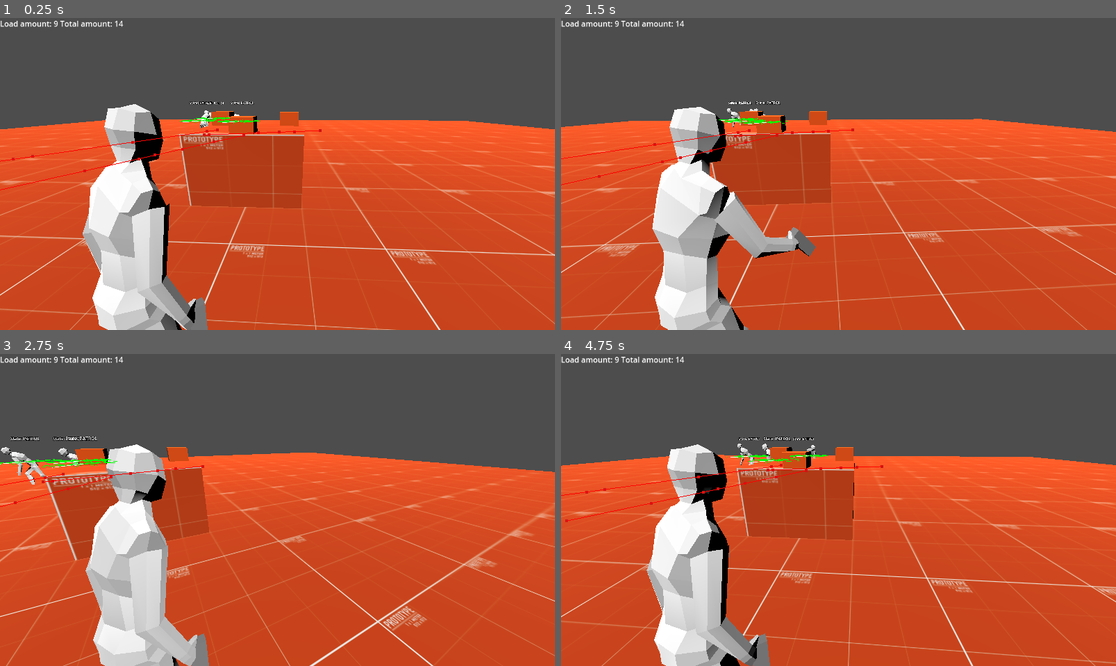
Above: before the commit, frames 1-4 (two rows, left to right).
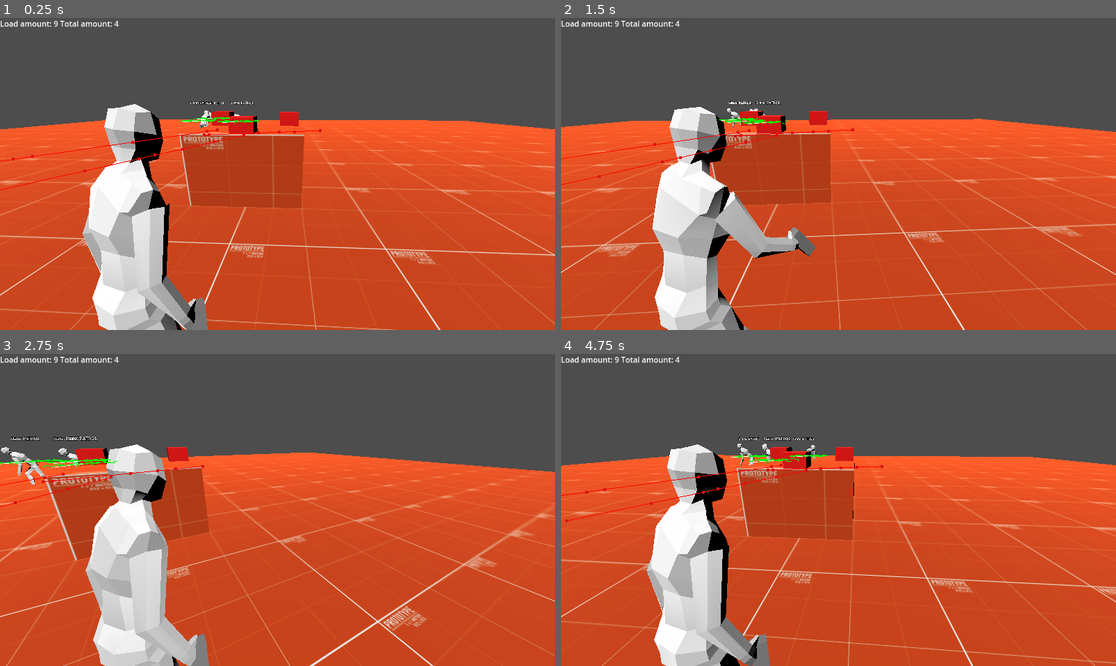
Above: after the commit, the same moments.

Repository: Vosnov/GD_APrototype
Game: Godot game, scene res://main.tscn
Same seed, same stepped clock (60 frames per second), same inputs: the game is played once before the commit and once after it. The engine's default icon, where the game draws it, is replaced by a stand-in: a white triangle on a blue panel in a dark square.
Inputs (mouse positions are in pixels of both pictures, inside the frame that each line leads up to):
- Up to frame 1 (0.25 s): no input
- Up to frame 2 (1.5 s): move the mouse to (866, 174) at 0.52 s; hold D (right) 0.53-1.28 s; hold Right mouse button (aim) 0.53-1.28 s; move the mouse to (810, 174) at 1.27 s; hold A (left) from 1.28 s (still down); tap S (bottom) at 1.35 s
- Up to frame 3 (2.75 s): move the mouse to (288, 503) at 2.02 s; release A (left) at 2.03 s; hold D (right) from 2.03 s (still down); click (288, 503) at 2.1 s
- Up to frame 4 (4.75 s): move the mouse to (832, 516) at 2.77 s; tap Shift (sprint) at 2.85 s; move the mouse to (877, 513) at 3.52 s; release D (right) at 3.53 s; hold A (left) from 3.53 s (still down); tap W (top) at 3.6 s; tap R (reload) at 4.15 s; move the mouse to (794, 506) at 4.27 s; right-click (794, 506) at 4.35 s

The runs differ from the first frame. In frame 1, 0.5% of the frame differs, in the area x 20-54%, y 0-38%; in frame 2, 0.5%; in frame 3, 0.4%; in frame 4, 0.5%.

Commit message:
invetory pause

Diff:
--- a/Data/ammo_data.tres
+++ b/Data/ammo_data.tres
@@ -5,7 +5,7 @@
 
 [resource]
 script = ExtResource("1_02ruj")
-MAX_AMOUNT = 28
+MAX_AMOUNT = 10
 NAME = "Ammo"
 DESCRIPTION = "Its AMMO"
 TEXTURE = ExtResource("1_mj6ba")
--- a/Data/inventory_data.tres
+++ b/Data/inventory_data.tres
@@ -8,7 +8,7 @@
 [sub_resource type="Resource" id="Resource_qdcsr"]
 script = ExtResource("3_545va")
 ITEM_DATA = ExtResource("1_ar5mf")
-AMOUNT = 14
+AMOUNT = 4
 
 [sub_resource type="Resource" id="Resource_aqic2"]
 script = ExtResource("3_545va")
--- a/Nodes/Charecters/player.tscn
+++ b/Nodes/Charecters/player.tscn
@@ -147,38 +147,38 @@
 transform = Transform3D(-0.4, 0, -3.49691e-08, 0, 0.4, 0, 3.49691e-08, 0, -0.4, 0, 0, 0)
 
 [node name="Skeleton3D" parent="myNewPlayer/Armature" index="0"]
-bones/0/position = Vector3(0.000844465, -0.349519, -0.0412836)
+bones/0/position = Vector3(0.00145009, -0.312998, -0.0398945)
 bones/0/rotation = Quaternion(0.0186382, -0.196081, -0.00372765, 0.980404)
-bones/1/rotation = Quaternion(0.11568, -0.152762, 0.0196041, 0.981273)
+bones/1/rotation = Quaternion(0.115845, -0.143508, 0.0184164, 0.982673)
 bones/2/rotation = Quaternion(0.110454, -0.194868, -0.0220907, 0.97434)
 bones/3/rotation = Quaternion(-0.186458, 0.365145, -0.00155414, 0.912086)
 bones/4/rotation = Quaternion(-1.28079e-10, 0.14834, 3.04512e-10, 0.988936)
-bones/5/rotation = Quaternion(0.0789656, 0.129536, -0.749629, 0.644237)
-bones/6/position = Vector3(0.0435249, 0.456636, 0.0726384)
-bones/6/rotation = Quaternion(0.115931, 0.0939635, -0.537243, 0.830121)
-bones/7/rotation = Quaternion(0.500636, 0.0870606, 0.141188, 0.849618)
-bones/11/rotation = Quaternion(0.134603, -0.0636452, 0.77591, 0.613021)
-bones/12/position = Vector3(-0.0392897, 0.456172, 0.0226218)
-bones/12/rotation = Quaternion(0.0786598, -0.1761, 0.450221, 0.871839)
-bones/13/rotation = Quaternion(0.355226, 0.032334, 0.00147828, 0.93422)
-bones/17/position = Vector3(0.241157, 0.13201, 0.0344753)
-bones/17/rotation = Quaternion(-0.295447, 0.137408, 0.933623, -0.148923)
+bones/5/rotation = Quaternion(0.091552, 0.109123, -0.775676, 0.614847)
+bones/6/position = Vector3(0.0493136, 0.456596, 0.0719254)
+bones/6/rotation = Quaternion(0.112115, 0.0787639, -0.515076, 0.846123)
+bones/7/rotation = Quaternion(0.449717, 0.0931541, 0.163183, 0.873183)
+bones/11/rotation = Quaternion(0.138095, -0.0505526, 0.791749, 0.592881)
+bones/12/position = Vector3(-0.0339082, 0.455748, 0.0248302)
+bones/12/rotation = Quaternion(0.0678188, -0.171614, 0.429048, 0.884233)
+bones/13/rotation = Quaternion(0.318855, 0.0513397, 0.00521602, 0.946398)
+bones/17/position = Vector3(0.23744, 0.133236, 0.0227824)
+bones/17/rotation = Quaternion(-0.311764, 0.111941, 0.935915, -0.119732)
 bones/17/scale = Vector3(1.00004, 0.999995, 1.00006)
-bones/18/rotation = Quaternion(-0.118595, -0.0142416, -0.232114, 0.965327)
+bones/18/rotation = Quaternion(-0.0482987, -0.0147394, -0.0983061, 0.993874)
 bones/18/scale = Vector3(0.999997, 0.999998, 1)
-bones/19/position = Vector3(-0.259126, 0.12782, 0.0485603)
-bones/19/rotation = Quaternion(0.560729, 0.0815496, 0.820255, 0.0781946)
+bones/19/position = Vector3(-0.255361, 0.127328, 0.0781378)
+bones/19/rotation = Quaternion(0.571059, -0.00203757, 0.820349, 0.0302368)
 bones/19/scale = Vector3(1.00003, 0.999997, 1.00006)
-bones/20/rotation = Quaternion(-0.196326, -0.0112906, 0.343948, 0.918166)
-bones/21/position = Vector3(0.285261, 0.0231244, 0.856654)
-bones/22/position = Vector3(-0.781218, -0.0560791, -0.399957)
-bones/23/position = Vector3(-0.297736, -1.98999, -0.526509)
-bones/24/position = Vector3(-0.384843, -1.14677, 1.07006)
-bones/25/position = Vector3(0.253825, -2.12849, 0.289356)
-bones/26/position = Vector3(-0.0529269, -1.14076, 1.07686)
+bones/20/rotation = Quaternion(-0.111168, -0.0120718, 0.187892, 0.975804)
+bones/21/position = Vector3(0.302896, -0.012986, 0.856654)
+bones/22/position = Vector3(-0.801253, -0.0481077, -0.400515)
+bones/23/position = Vector3(-0.292889, -2.06498, -0.530014)
+bones/24/position = Vector3(-0.352077, -1.15971, 1.07146)
+bones/25/position = Vector3(0.258444, -2.12547, 0.431657)
+bones/26/position = Vector3(-0.0536774, -1.14144, 1.0801)
 
 [node name="BoneAttachment3D" type="BoneAttachment3D" parent="myNewPlayer/Armature/Skeleton3D" index="2"]
-transform = Transform3D(-0.993745, -0.0857746, -0.0715145, 0.0781935, -0.991624, 0.102799, -0.0797333, 0.096564, 0.992128, -0.781219, -0.0560842, -0.399961)
+transform = Transform3D(-0.991654, -0.0944765, -0.087734, 0.0903831, -0.994675, 0.0495188, -0.0919453, 0.0411759, 0.994912, -0.800655, -0.0484737, -0.401363)
 bone_name = "Bone.011.R"
 bone_idx = 14
 
--- a/Nodes/Items/ammo.tscn
+++ b/Nodes/Items/ammo.tscn
@@ -7,10 +7,10 @@
 [sub_resource type="Resource" id="Resource_kwlbx"]
 script = ExtResource("3_b1ppo")
 ITEM_DATA = ExtResource("2_vi7w4")
-AMOUNT = 14
+AMOUNT = 6
 
 [sub_resource type="StandardMaterial3D" id="StandardMaterial3D_mglax"]
-albedo_color = Color(1, 0.345098, 0, 1)
+albedo_color = Color(1, 0.0470588, 0, 1)
 
 [sub_resource type="BoxMesh" id="BoxMesh_ijody"]
 
--- a/Nodes/ui.tscn
+++ b/Nodes/ui.tscn
@@ -21,13 +21,16 @@
 	if Input.is_action_just_pressed('ui_menu') and inventory_instance == null:
 		inventory_instance = INVENTORY_UI.instantiate()
 		add_child(inventory_instance)
+		get_tree().paused = true
 	if Input.is_action_just_pressed('ui_cancel'):
+		get_tree().paused = false
 		if inventory_instance != null: inventory_instance.queue_free()
 
 
 "
 
 [node name="UI" type="CanvasLayer"]
+process_mode = 3
 script = SubResource("GDScript_tkxjl")
 INVENTORY_UI = ExtResource("1_4fkr4")
 
--- a/Scripts/Player/base_gun.gd
+++ b/Scripts/Player/base_gun.gd
@@ -31,12 +31,13 @@
 	if amount_total == 0: return
 	if AMOUNT_LOADED == MAX_AMOUNT_LOADED: return
 
-	AMOUNT_LOADED = min(amount_total, MAX_AMOUNT_LOADED)
+	var need_amount = MAX_AMOUNT_LOADED - AMOUNT_LOADED
+	AMOUNT_LOADED += min(need_amount, amount_total)
 	amount_total -= AMOUNT_LOADED
 	is_reloading = true
 	reload_timer.one_shot = true
 	reload_timer.start(RELOAD_TIMEOUT)
-	Events.emit_signal("player_reload", AMOUNT_LOADED)
+	Events.emit_signal("player_reload", need_amount)
 	Events.emit_signal("player_reload_data_ui", AMOUNT_LOADED, amount_total)
 
 func _input(_event):
